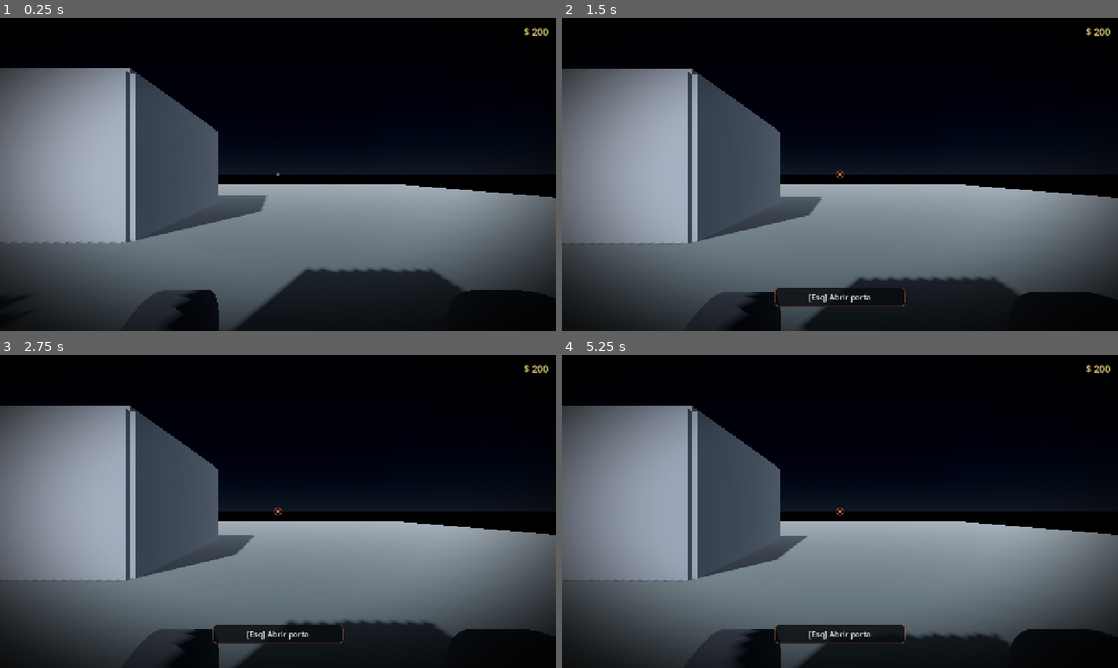
Above: before the commit, frames 1-4 (two rows, left to right).
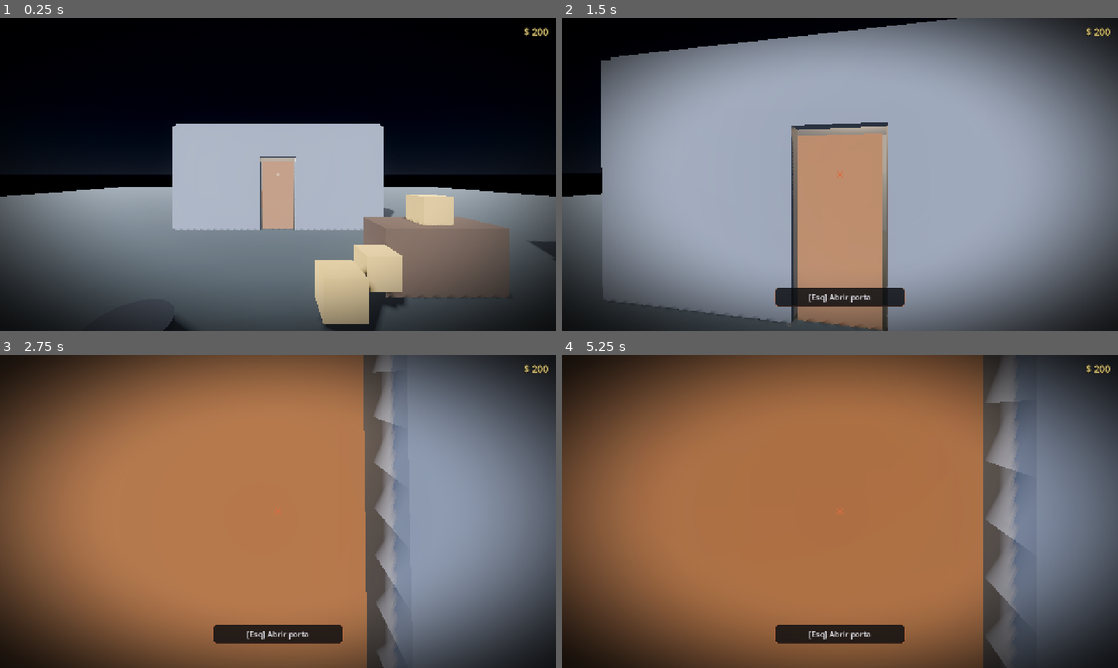
Above: after the commit, the same moments.

Repository: patrisck/mistline
Game: Godot game, scene res://scenes/world/test_map.tscn
Same seed, same stepped clock (60 frames per second), same inputs: the game is played once before the commit and once after it.
Inputs (mouse positions are in pixels of both pictures, inside the frame that each line leads up to):
- Up to frame 1 (0.25 s): no input
- Up to frame 2 (1.5 s): tap Enter at 0.5 s; move the mouse to (867, 174) at 0.52 s; press the mouse at (867, 174) at 0.53 s; hold W (move_forward) from 0.53 s (still down); tap Space (jump) at 0.77 s; move the mouse to (812, 174) at 1.27 s; release the mouse at (812, 174) at 1.28 s; tap Shift (sprint) at 1.35 s
- Up to frame 3 (2.75 s): keep holding W (move_forward); tap Space (jump) at 1.52 s; move the mouse to (289, 505) at 2.02 s; hold Right mouse button (throw) from 2.03 s (still down)
- Up to frame 4 (5.25 s): keep holding W (move_forward); move the mouse to (834, 517) at 2.77 s; release Right mouse button (throw) at 2.78 s; tap U at 2.85 s; tap Space (jump) at 3.02, 3.77, 4.52 s; move the mouse to (878, 514) at 3.52 s; tap E at 3.6 s; move the mouse to (795, 508) at 4.27 s; tap Q at 4.35 s; move the mouse to (845, 511) at 5.02 s; tap F at 5.1 s

The runs differ from the first frame. In frame 1, 41% of the frame differs, in the area x 0-100%, y 16-100%; in frame 2, 75%; in frame 3, 92%, in the area x 0-100%, y 0-100%; in frame 4, 90%.

Commit message:
fix: nascer com a visao do player (nao do carro) - camera current

Diff:
--- a/scenes/player/player.tscn
+++ b/scenes/player/player.tscn
@@ -19,6 +19,7 @@
 transform = Transform3D(1, 0, 0, 0, 1, 0, 0, 0, 1, 0, 1.6, 0)
 
 [node name="Camera3D" type="Camera3D" parent="Head"]
+current = true
 
 [node name="InteractRay" type="RayCast3D" parent="Head/Camera3D"]
 target_position = Vector3(0, 0, -3)
--- a/scripts/player.gd
+++ b/scripts/player.gd
@@ -48,6 +48,7 @@
 func _ready() -> void:
 	Input.mouse_mode = Input.MOUSE_MODE_CAPTURED
 	interact_ray.target_position = Vector3(0, 0, -interact_distance)
+	camera.current = true  # garante a visão do player (não a do carro) ao nascer
 
 
 func _unhandled_input(event: InputEvent) -> void:
